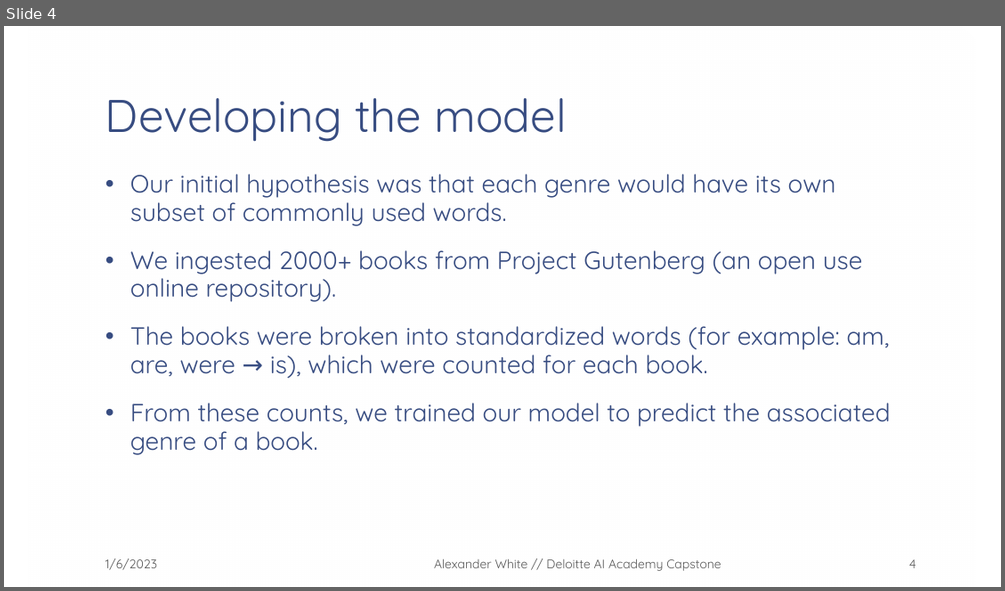
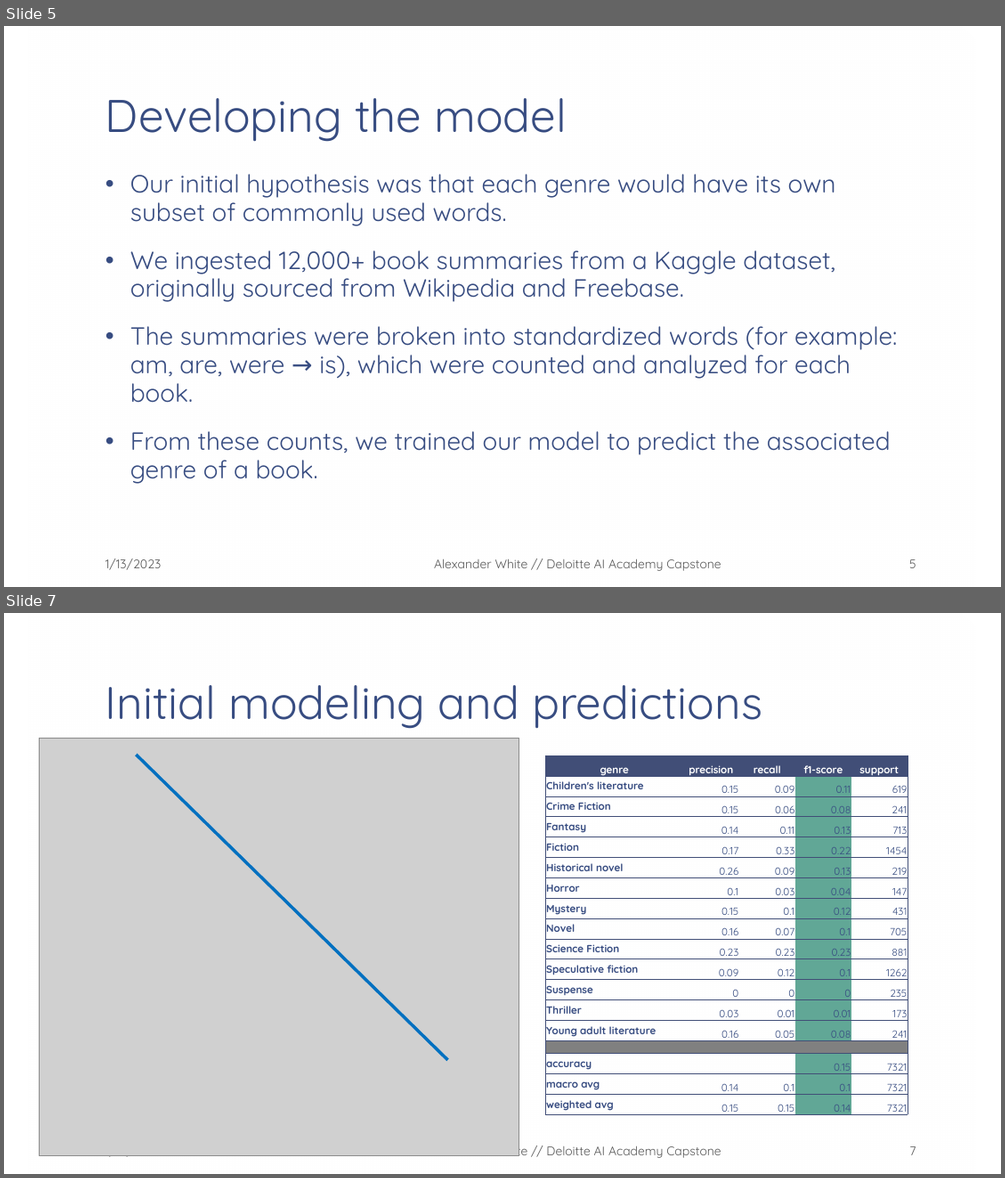
Before and after one commit to SolivagantAI/AI-Academy-Capstone, a slide deck: Presentations/Machine Learning in the Milieu.pptx. Shown one above the other, each under a label of ours: slide 4 before the commit, slides 5 and 7 after it; the slides between them are not shown. The pictures are 1005x591 and 1005x1178 pixels, drawn with LibreOffice and Linux fonts; fonts in the diff are those of the drawing; grey boxes stand for pictures; background and template pictures are left out. Boxes give left, top, right and bottom in pixels: in the first picture for what was removed or moved away, otherwise in the second. Text is boxed around its words. In the diff, an @@ line names an element or a change of style, - is before the commit and + after.

```diff
--- a/Presentations/Machine Learning in the Milieu.pptx
+++ b/Presentations/Machine Learning in the Milieu.pptx
@@ slide 7 added at <box>4,613,1001,1174</box>, background picture (left out); not listed: 1 template element that a slide beside it also shows @@
@@ title added at <box>105,685,762,729</box>, 44 pt, text #374C81 @@
+Initial modeling and predictions
@@ picture added at <box>39,738,519,1156</box> @@
@@ line added from (137, 755) to (447, 1060), #0070C0 3 pt @@
@@ table added at <box>545,755,906,1115</box>, 18 rows, 5 columns @@
+genre | precision | recall | f1-score | support
+Children's literature | 0.15 | 0.09 | 0.11 | 619
+Crime Fiction | 0.15 | 0.06 | 0.08 | 241
+Fantasy | 0.14 | 0.11 | 0.13 | 713
+Fiction | 0.17 | 0.33 | 0.22 | 1454
+Historical novel | 0.26 | 0.09 | 0.13 | 219
+Horror | 0.1 | 0.03 | 0.04 | 147
+Mystery | 0.15 | 0.1 | 0.12 | 431
+Novel | 0.16 | 0.07 | 0.1 | 705
+Science Fiction | 0.23 | 0.23 | 0.23 | 881
+Speculative fiction | 0.09 | 0.12 | 0.1 | 1262
+Suspense | 0 | 0 | 0 | 235
+Thriller | 0.03 | 0.01 | 0.01 | 173
+Young adult literature | 0.16 | 0.05 | 0.08 | 241
+ |  |  |  | 
+accuracy |  |  | 0.15 | 7321
+macro avg | 0.14 | 0.1 | 0.1 | 7321
+weighted avg | 0.15 | 0.15 | 0.14 | 7321
@@ text added at <box>434,1143,720,1159</box>, 12 pt, text #595959 @@
+Alexander White // Deloitte AI Academy Capstone
@@ page number added at <box>909,1146,915,1155</box>, 12 pt, text #595959 @@
+7
@@ text added at <box>105,1155,162,1159</box>, 12 pt, text #595959 @@
+1/13/2023
@@ what was slide 4 is now slide 5 @@
@@ slide 5 changed as well @@
@@ text at <box>130,250,897,402</box>: text changed @@
-• We ingested 2000+ books from Project Gutenberg (an open use online repository).
-• The books were broken into standardized words (for example: am, are, were → is), which were counted for each book.
+• We ingested 12,000+ book summaries from a Kaggle dataset, originally sourced from Wikipedia and Freebase.
+• The summaries were broken into standardized words (for example: am, are, were → is), which were counted and analyzed for each book.
@@ text at <box>105,558,162,570</box>: text changed @@
-1/6/2023
+1/13/2023
@@ page number at <box>909,559,916,568</box>: text changed @@
-4
+5
```
Also in this commit, not shown: 6 other slides changed, 5 other slides added, 1 slide removed, 1 other file.
